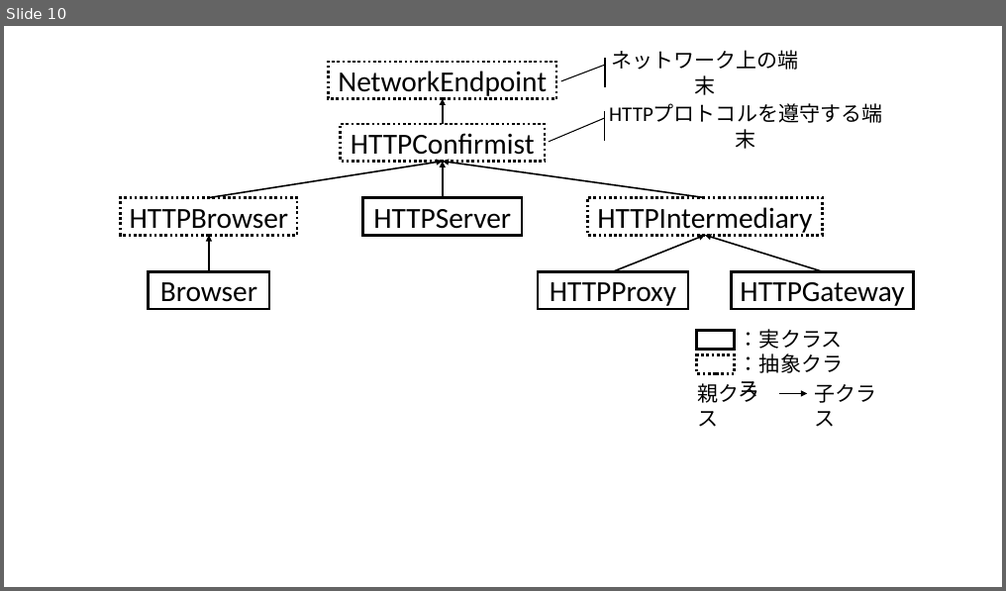
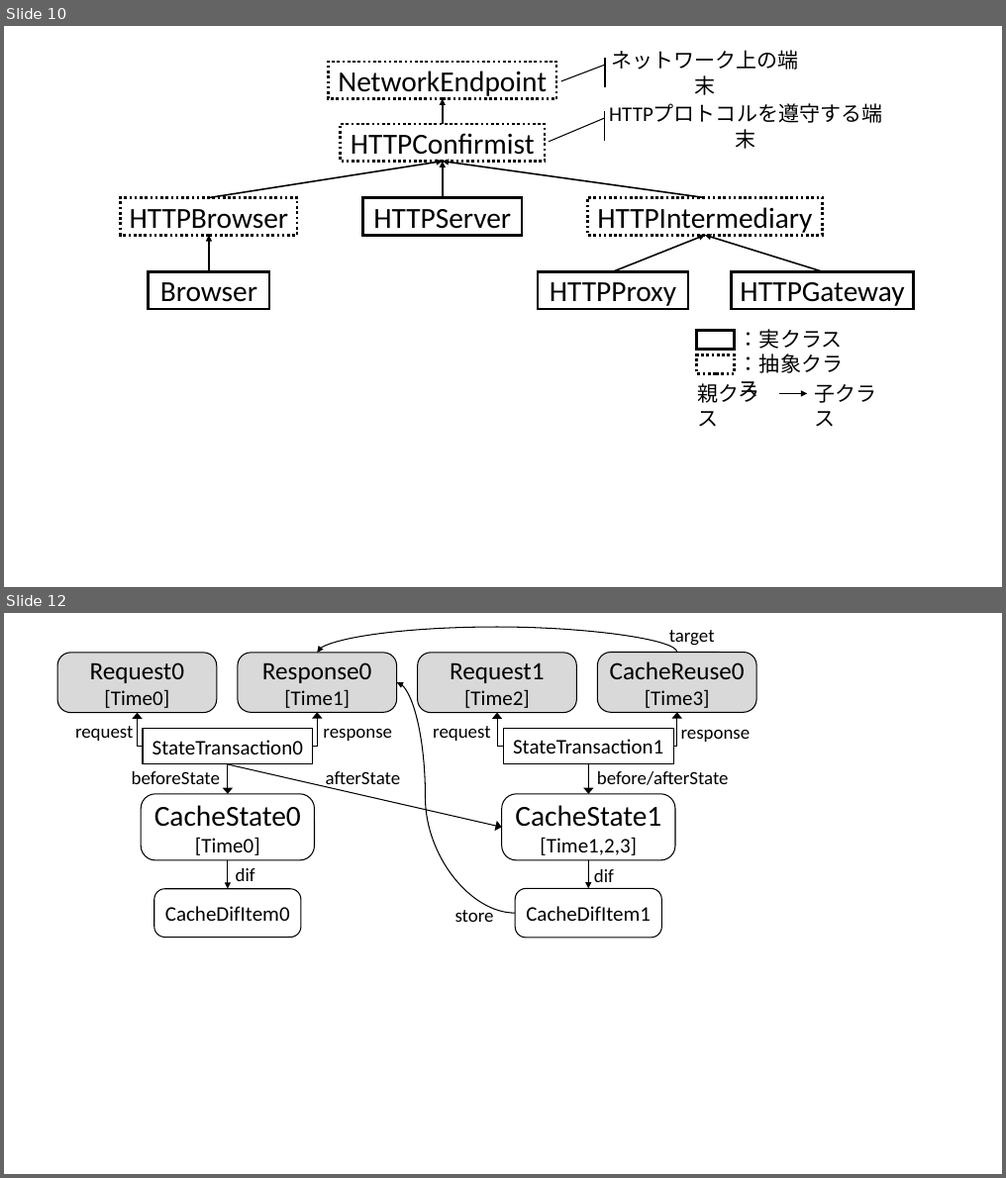
Before and after one commit to simahell/Master-Thesis, a slide deck: fig/fig.pptx. Shown one above the other, each under a label of ours: slide 10 before the commit, slides 10 and 12 after it; the slides between them are not shown. The pictures are 1006x591 and 1006x1178 pixels, drawn with LibreOffice and Linux fonts; fonts in the diff are those of the drawing. Boxes give left, top, right and bottom in pixels: in the first picture for what was removed or moved away, otherwise in the second. Text is boxed around its words. In the diff, an @@ line names an element or a change of style, - is before the commit and + after.

```diff
--- a/fig/fig.pptx
+++ b/fig/fig.pptx
@@ slide 12 added at [4, 613, 1002, 1174], background #FFFFFF @@
@@ rectangle added at [57, 620, 757, 937], fill #FFFFFF, outline #FFFFFF 1 pt @@
@@ curved arrow added from (677, 652) to (317, 653), #000000 1 pt @@
@@ text added at [669, 630, 715, 648], 18 pt, text #000000 @@
+target
@@ rounded rectangle added at [57, 653, 218, 713], fill #D9D9D9, outline #000000 1 pt, 24 pt, text #000000 @@
+Request0
+[Time0]
@@ rounded rectangle added at [238, 653, 397, 713], fill #D9D9D9, outline #000000 1 pt, 24 pt, text #000000 @@
+Response0
+[Time1]
@@ rounded rectangle added at [417, 653, 576, 713], fill #D9D9D9, outline #000000 1 pt, 24 pt, text #000000 @@
+Request1
+[Time2]
@@ rounded rectangle added at [598, 652, 757, 712], fill #D9D9D9, outline #000000 1 pt, 24 pt, text #000000 @@
+CacheReuse0
+[Time3]
@@ curved arrow added from (515, 913) to (397, 682), #000000 1 pt @@
@@ text added at [75, 726, 133, 741], 18 pt, text #000000 @@
+request
@@ elbow arrow added from (143, 747) to (138, 713), #000000 1 pt @@
@@ rectangle added at [143, 728, 313, 764], outline #000000 1 pt, 20 pt, text #000000 @@
+StateTransaction0
@@ elbow arrow added from (313, 747) to (317, 713), #000000 1 pt @@
@@ text added at [323, 729, 392, 741], 18 pt, text #000000 @@
+response
@@ text added at [433, 726, 490, 741], 18 pt, text #000000 @@
+request
@@ elbow arrow added from (503, 747) to (497, 713), #000000 1 pt @@
@@ rectangle added at [503, 728, 673, 764], outline #000000 1 pt, 20 pt, text #000000 @@
+StateTransaction1
@@ elbow arrow added from (673, 747) to (677, 713), #000000 1 pt @@
@@ text added at [681, 730, 750, 742], 18 pt, text #000000 @@
+response
@@ text added at [132, 771, 220, 784], 18 pt, text #000000 @@
+beforeState
@@ arrow added from (228, 764) to (228, 794), #000000 1 pt @@
@@ arrow added from (228, 764) to (502, 827), #000000 1 pt @@
@@ text added at [326, 771, 400, 790], 18 pt, text #000000 @@
+afterState
@@ arrow added from (589, 764) to (589, 794), #000000 1 pt @@
@@ text added at [597, 771, 729, 785], 18 pt, text #000000 @@
+before/afterState
@@ rounded rectangle added at [141, 794, 315, 861], outline #000000 1 pt, 28 pt, text #000000 @@
+CacheState0
+[Time0]
@@ rounded rectangle added at [502, 794, 675, 861], outline #000000 1 pt, 28 pt, text #000000 @@
+CacheState1
+[Time1,2,3]
@@ arrow added from (228, 861) to (228, 889), #000000 1 pt @@
@@ text added at [236, 868, 255, 881], 18 pt, text #000000 @@
+dif
@@ arrow added from (589, 861) to (589, 888), #000000 1 pt @@
@@ text added at [594, 869, 614, 882], 18 pt, text #000000 @@
+dif
@@ rounded rectangle added at [154, 889, 301, 938], outline #000000 1 pt, 20 pt, text #000000 @@
+CacheDifItem0
@@ text added at [455, 906, 494, 922], 18 pt, text #000000 @@
+store
@@ rounded rectangle added at [515, 888, 662, 937], outline #000000 1 pt, 20 pt, text #000000 @@
+CacheDifItem1
```
Also in this commit, not shown: 11 other slides added.
